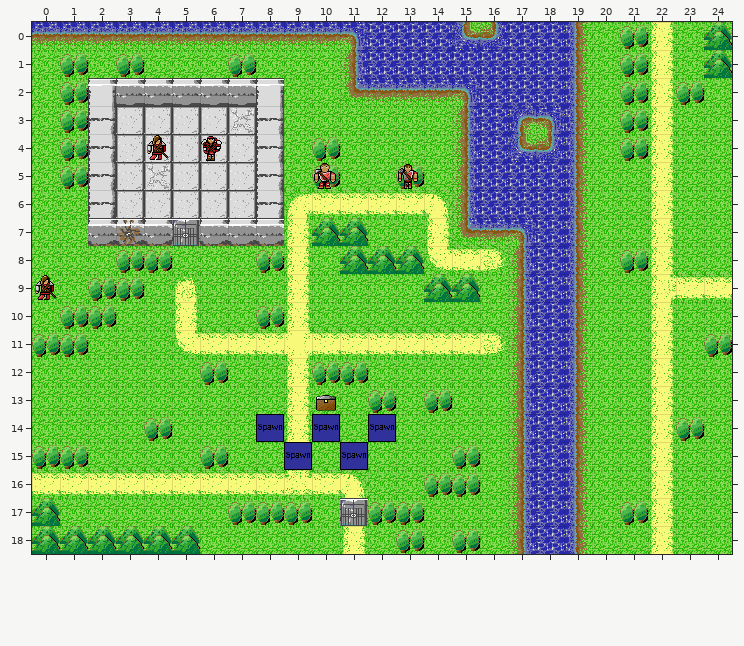
One commit to this Tiled map (JSON): content/maps/map0.json. Above is the file before it was changed.
Cells are 32x32 px. Shown: x 0..24, y 0..18.
The result:
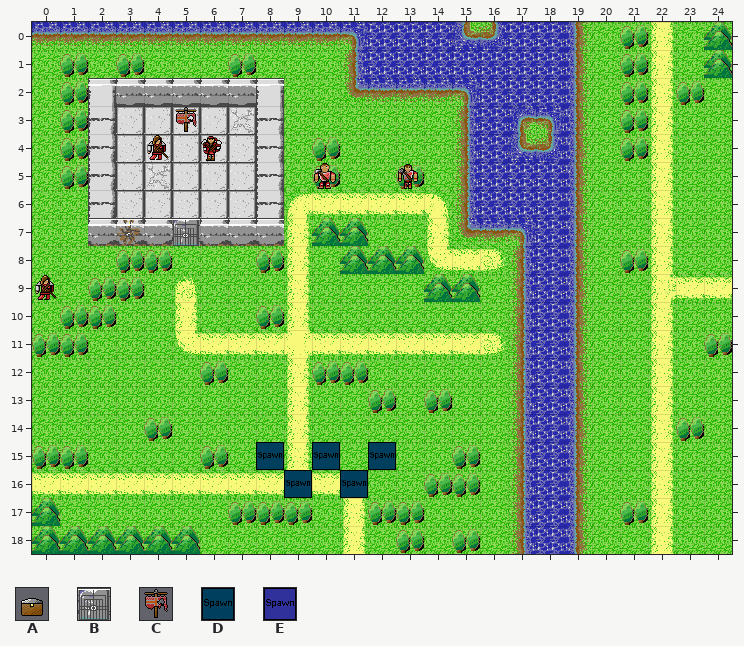
Key: from "terrain": A 40, B 43, C 60, D 63, E 99.
Objects are placed by their top-left corner, in cells (3,4 is the top-left corner of cell 3,4); size is 1x1 cell unless given.
From old to new:
Layer "Allies":
added: D "Spawn" at 8,15
added: D "Spawn" at 10,15
added: D "Spawn" at 12,15
added: D "Spawn" at 9,16
added: D "Spawn" at 11,16
removed: E "Spawn" at 8,14
removed: E "Spawn" at 10,14
removed: E "Spawn" at 12,14
removed: E "Spawn" at 9,15
removed: E "Spawn" at 11,15
Layer "Objects":
added: C "Banner" at 5,3
removed: A "broadsword" at 10,13
removed: B "door" at 11,17
